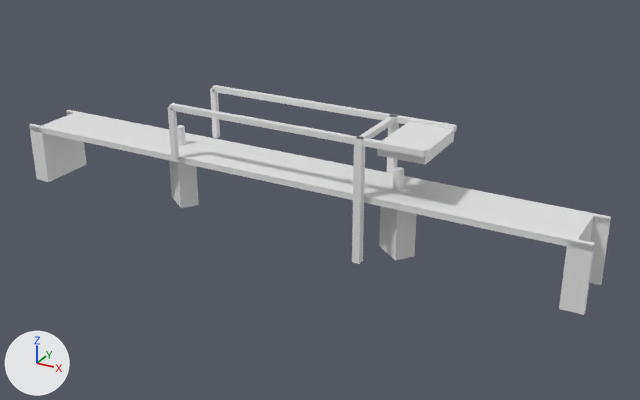
Two versions of the glTF model models/lelystad/lelystad-brug-9a6af029/lelystad-brug-9a6af029.glb, one commit apart.
Both versions are drawn from a 50 mm lens placed at (67.2, -110.2, 50.8), pointed at (6.0, 1.1, -4.8). Arrows for +X, +Y and +Z are at lower left; the lights stay in place. The picture after the commit comes second. Vertices at exactly the same position are counted once.

The first picture shows 'building:balans', 'building:balans 2', 'building:contragewicht', 'building:hamei', 'building:hamei 2', 'building:hangstang', 'building:hangstang 2', 'building:portaal', 'building:pyloon (los)', 'building:pyloon (los) 2', 'building:sloof', 'building:sloof 2', 'road:dek', 'road:landhoofd', 'road:landhoofd 2', 'road:rijbaan regionale weg'.
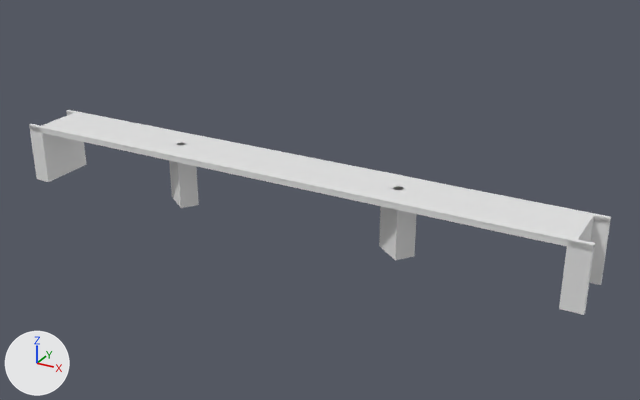
What differs and where, as boxes [x1, y1, x2, y2] in the pictures (640 x 400 px):
'building:balans 2', deleted: before [170, 103, 426, 157]
'building:contragewicht', deleted: before [377, 122, 455, 164]
'building:balans', deleted: before [212, 85, 457, 132]
'building:hamei 2', deleted: before [352, 136, 365, 264]
'building:hangstang 2', deleted: before [168, 106, 179, 159]
'building:portaal', deleted: before [357, 115, 395, 139]
'building:hangstang', deleted: before [210, 88, 220, 138]
'building:hamei', deleted: before [387, 114, 399, 174]
'building:pyloon (los) 2', moved, rescaled: before [393, 167, 404, 190]; after [393, 186, 404, 190]
'building:pyloon (los)', moved, rescaled: before [177, 125, 186, 145]; after [177, 143, 185, 145]

The change, as a list of edits to the scene's bpy script:
```text
Change me_pyloon__los:
    used by ob_building_pyloon__los; location = (0.0, 0.0, 0.0)
    remove me_pyloon__los.from_pydata(...)  # 396 vertices, 788 faces; spans x -20.3..-18.87, y -0.68..0.75, z -10.0..3.31
    add me_pyloon__los.from_pydata(...)  # 396 vertices, 788 faces; spans x -20.3..-18.87, y -0.68..0.75, z -10.0..0.3
    me_pyloon__los part 1: the whole mesh is scaled about its middle by (1, 1, 0.774), then moved by (0.0, 0.0, -1.5)
Change me_pyloon__los__2:
    used by ob_building_pyloon__los__2; location = (0.0, 0.0, 0.0)
    remove me_pyloon__los__2.from_pydata(...)  # 594 vertices, 1184 faces; spans x 18.84..20.37, y -0.68..0.84, z -10.0..3.31
    add me_pyloon__los__2.from_pydata(...)  # 594 vertices, 1184 faces; spans x 18.84..20.37, y -0.68..0.84, z -10.0..0.3
    me_pyloon__los__2 part 2: the whole mesh is scaled about its middle by (1, 1, 0.774), then moved by (0.0, 0.0, -1.5)
Remove ob_building_hamei:
    ob_building_hamei = bpy.data.objects.new('building:hamei', me_hamei)
    ob_building_hamei.location = (0.0, 0.0, 0.0)
Remove ob_building_hamei_2:
    ob_building_hamei_2 = bpy.data.objects.new('building:hamei 2', me_hamei_2)
    ob_building_hamei_2.location = (0.0, 0.0, 0.0)
Remove ob_building_portaal:
    ob_building_portaal = bpy.data.objects.new('building:portaal', me_portaal)
    ob_building_portaal.location = (0.0, 0.0, 0.0)
Remove ob_building_balans:
    ob_building_balans = bpy.data.objects.new('building:balans', me_balans)
    ob_building_balans.location = (0.0, 0.0, 0.0)
Remove ob_building_hangstang:
    ob_building_hangstang = bpy.data.objects.new('building:hangstang', me_hangstang)
    ob_building_hangstang.location = (0.0, 0.0, 0.0)
Remove ob_building_balans_2:
    ob_building_balans_2 = bpy.data.objects.new('building:balans 2', me_balans_2)
    ob_building_balans_2.location = (0.0, 0.0, 0.0)
Remove ob_building_hangstang_2:
    ob_building_hangstang_2 = bpy.data.objects.new('building:hangstang 2', me_hangstang_2)
    ob_building_hangstang_2.location = (0.0, 0.0, 0.0)
Remove ob_building_contragewicht:
    ob_building_contragewicht = bpy.data.objects.new('building:contragewicht', me_contragewicht)
    ob_building_contragewicht.location = (0.0, 0.0, 0.0)
```
